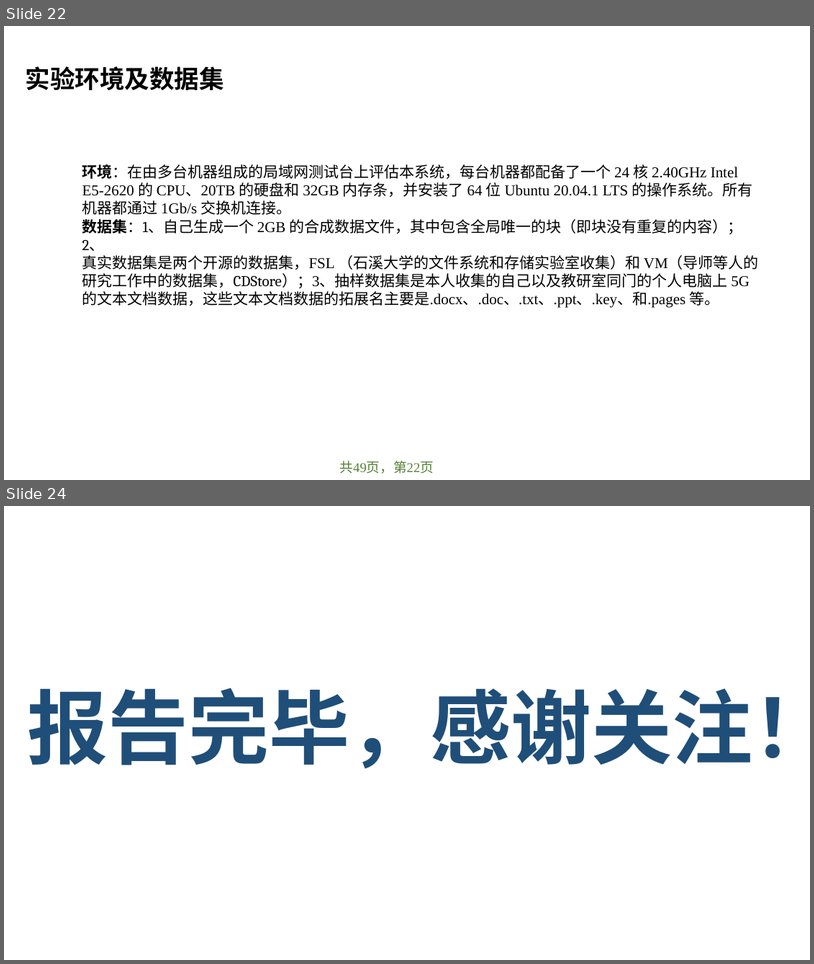
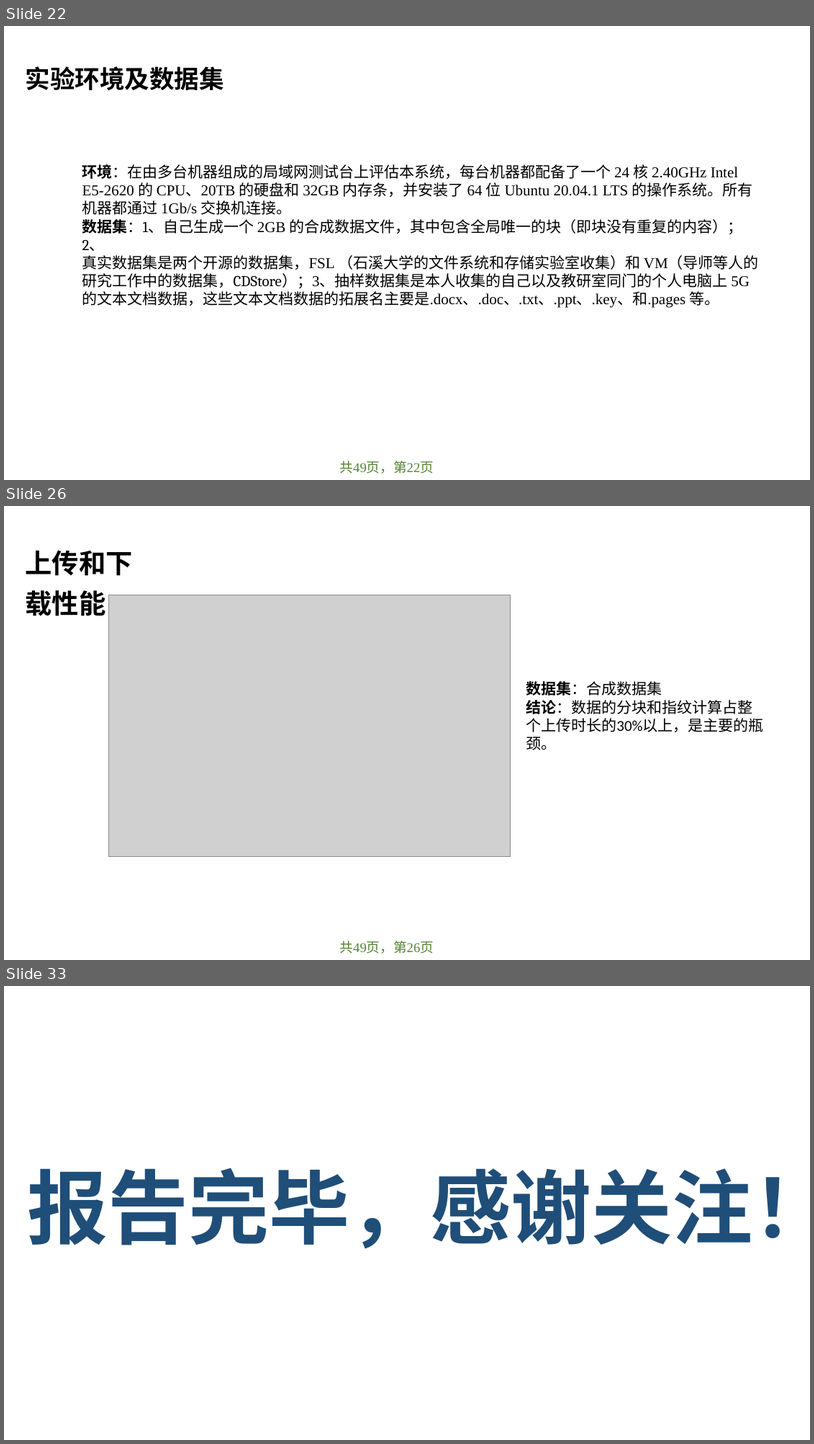
Before and after one commit to xiawenniu/thesis, a slide deck: 学位论文答辩模板示例.pptx. Shown one above the other, each under a label of ours: slides 22 and 24 before the commit, slides 22, 26 and 33 after it; the slides between them are not shown. The pictures are 814x964 and 814x1444 pixels, drawn with LibreOffice and Linux fonts; fonts in the diff are those of the drawing; grey boxes stand for pictures; background and template pictures are left out. Boxes give left, top, right and bottom in pixels: in the first picture for what was removed or moved away, otherwise in the second. Text is boxed around its words. In the diff, an @@ line names an element or a change of style, - is before the commit and + after.

```diff
--- a/学位论文答辩模板示例.pptx
+++ b/学位论文答辩模板示例.pptx
@@ slide 26 added at box(4, 506, 810, 960), background #FFFFFF @@
@@ text added at box(26, 550, 133, 616), 32 pt, text #000000, bold @@
+上传和下载性能
@@ picture added at box(108, 595, 511, 856) @@
@@ text added at box(526, 681, 764, 750), 18 pt, text #000000 @@
+数据集：合成数据集
+结论：数据的分块和指纹计算占整个上传时长的30%以上，是主要的瓶颈。
@@ text added at box(340, 940, 434, 953), 16 pt, text #548235 @@
+共49页，第26页
@@ what was slide 24 is now slide 33 @@
```
Also in this commit, not shown: 1 slide changed, 8 other slides added, 1 other file.
